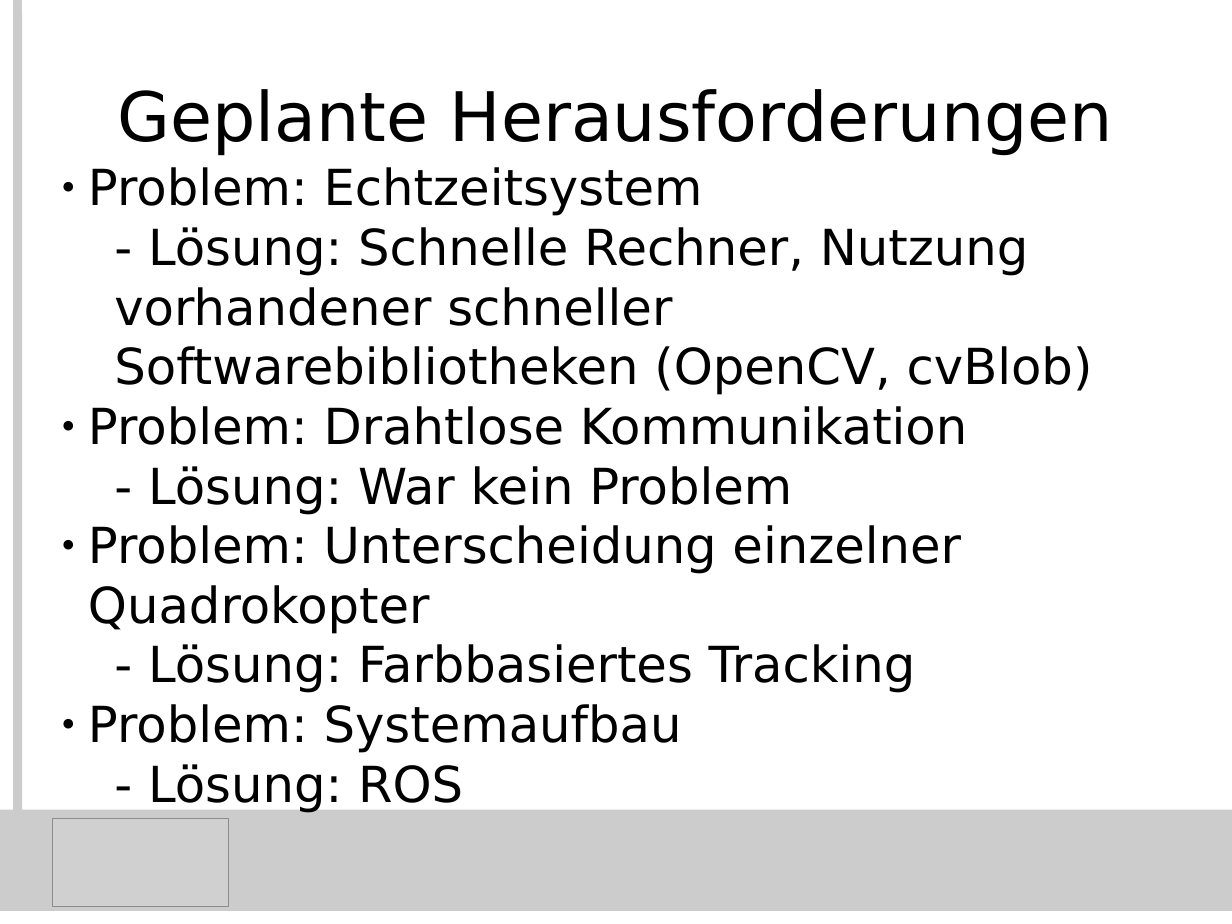
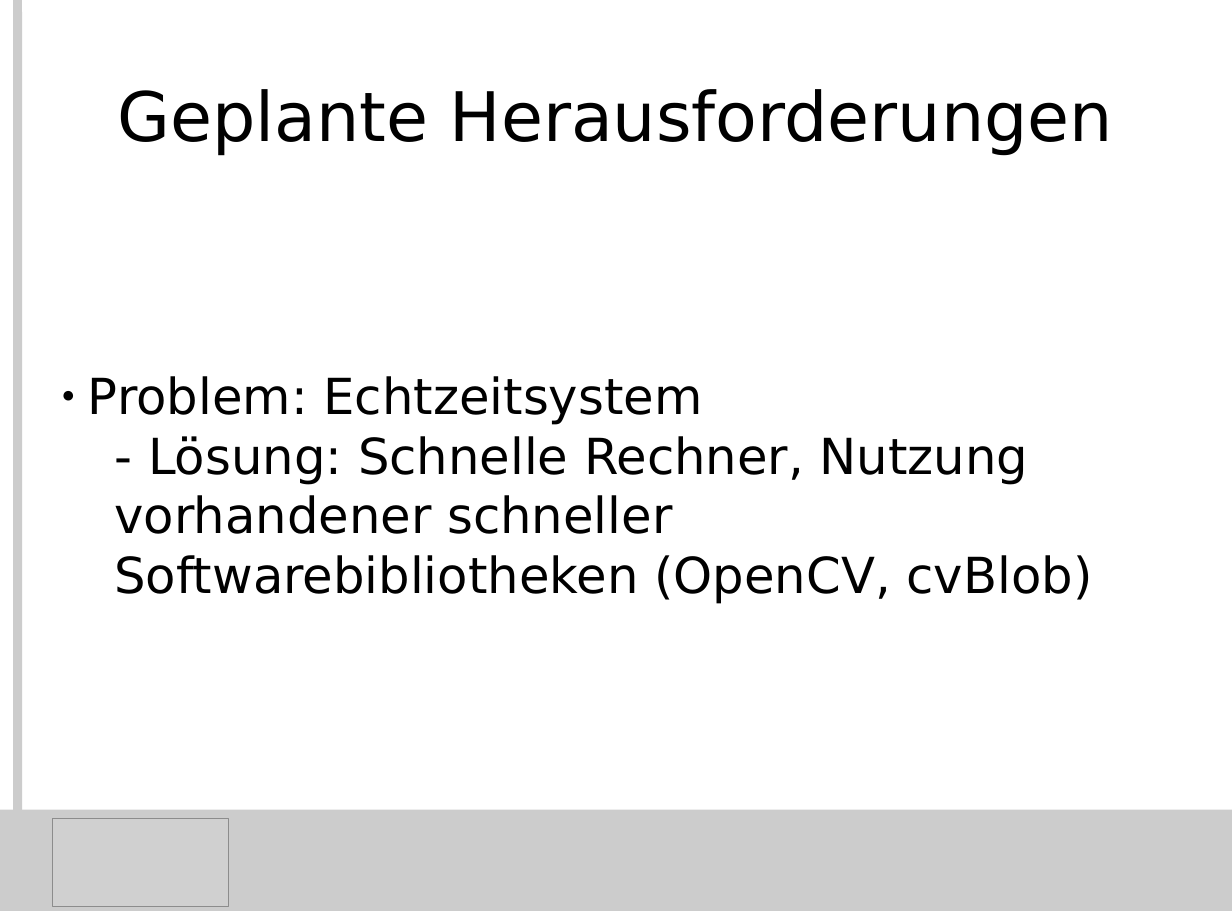
Before and after one commit to KITrokopter/Presentation, a slide deck: slide 4 of PresentationInTotal v0.1.odp (slide 3 before the commit). Drawn at 1232x924 pixels with LibreOffice and Linux fonts; fonts in the diff are those of the drawing; grey boxes stand for pictures. Boxes give left, top, right and bottom in pixels: in the first picture for what was removed or moved away, otherwise in the second. Text is boxed around its words. In the diff, an @@ line names an element or a change of style, - is before the commit and + after.

```diff
--- a/PresentationInTotal v0.1.odp
+++ b/PresentationInTotal v0.1.odp
@@ subtitle "Problem: Echtzeitsystem": place and size @@
-subtitle "Problem: Echtzeitsystem" at [88, 167, 1093, 813]
+subtitle "Problem: Echtzeitsystem" at [88, 376, 1093, 604]
@@ subtitle at [88, 406, 967, 813]: paragraphs removed @@
-● Problem: Drahtlose Kommunikation
-  - Lösung: War kein Problem
-● Problem: Unterscheidung einzelner Quadrokopter
-  - Lösung: Farbbasiertes Tracking
-● Problem: Systemaufbau
-  - Lösung: ROS
```
Also in this commit, not shown: 10 other slides changed, 5 slides added.
